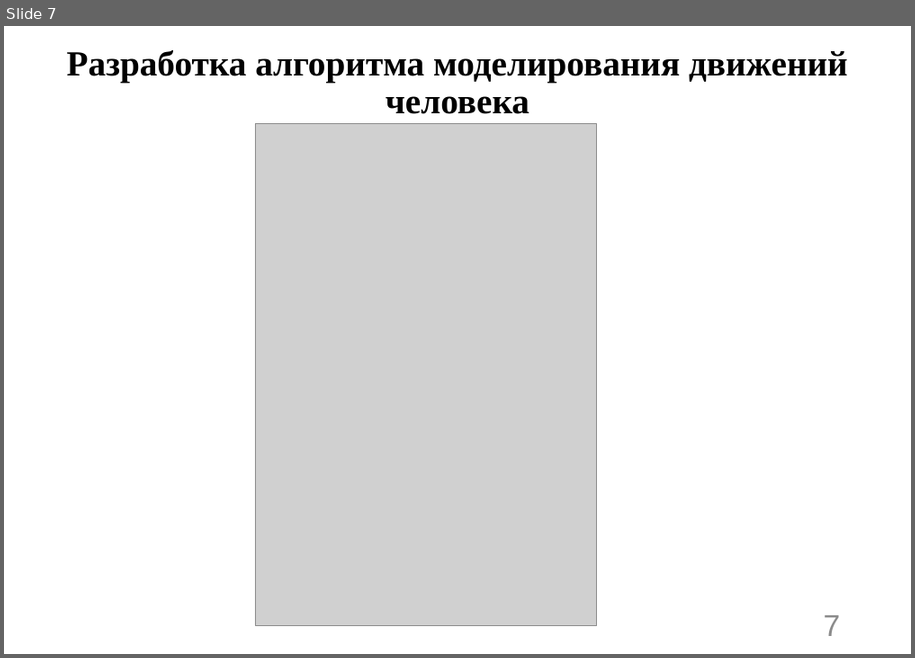
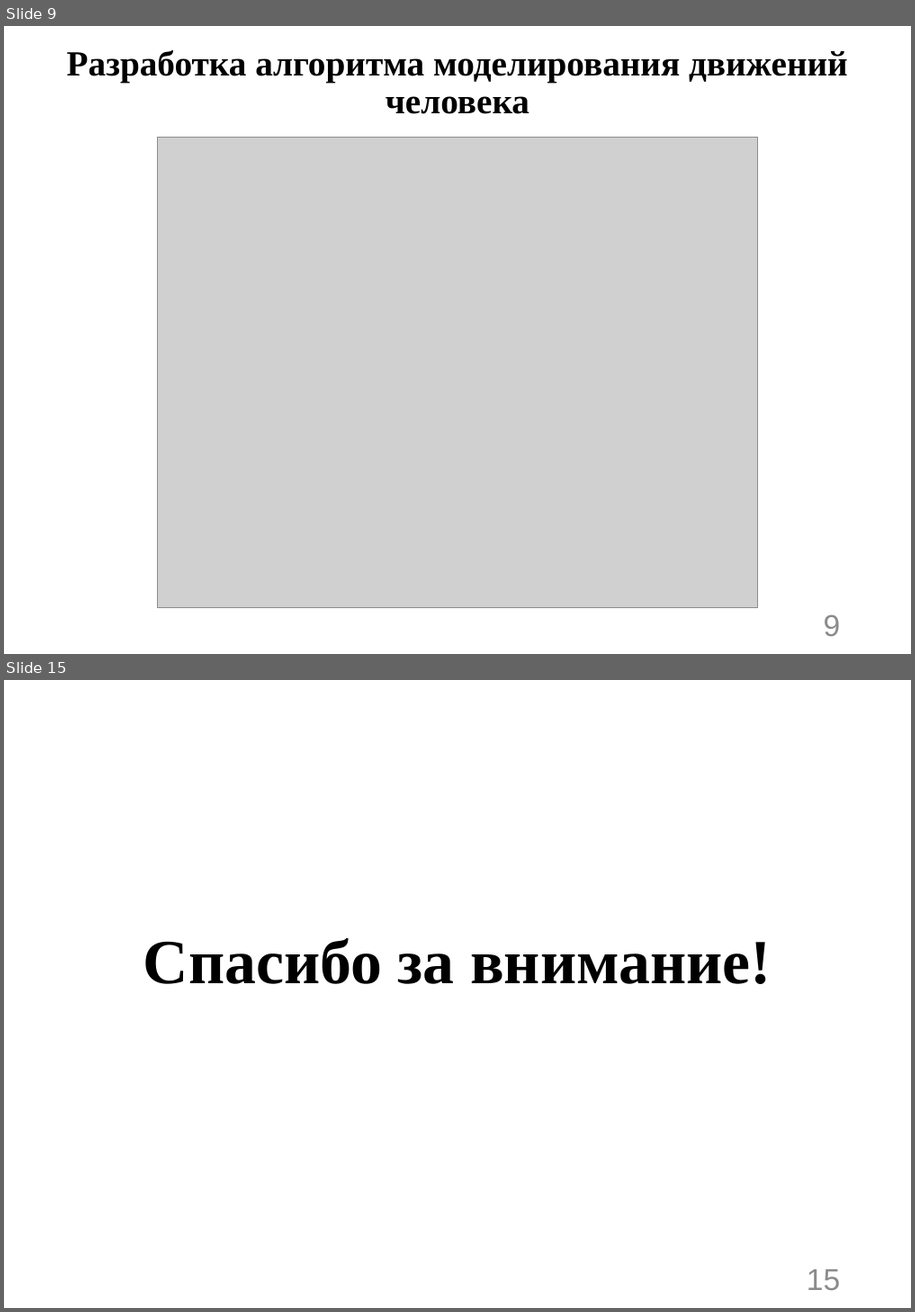
Before and after one commit to n7arti/MIET.Magistratura, a slide deck: Диссертация/Смотр 2 курс 2 семестр/Артамонова_презентация.pptx. Shown one above the other, each under a label of ours: slide 7 before the commit, slides 9 and 15 after it; the slides between them are not shown. The pictures are 915x658 and 915x1312 pixels, drawn with LibreOffice and Linux fonts; fonts in the diff are those of the drawing; grey boxes stand for pictures. Boxes give left, top, right and bottom in pixels: in the first picture for what was removed or moved away, otherwise in the second. Text is boxed around its words. In the diff, an @@ line names an element or a change of style, - is before the commit and + after.

```diff
--- a/Диссертация/Смотр 2 курс 2 семестр/Артамонова_презентация.pptx
+++ b/Диссертация/Смотр 2 курс 2 семестр/Артамонова_презентация.pptx
@@ slide 15 added at (x1=4, y1=680, x2=911, y2=1308), background #FFFFFF @@
@@ text added at (x1=144, y1=938, x2=772, y2=984), 54 pt, text #000000, bold @@
+Спасибо за внимание!
@@ page number added at (x1=807, y1=1270, x2=840, y2=1290), 26 pt, text #8C8C8C @@
+15
@@ what was slide 7 is now slide 9 @@
@@ slide 9 changed as well @@
@@ picture resized from (x1=255, y1=124, x2=597, y2=625) to (x1=157, y1=137, x2=758, y2=608) @@
@@ page number at (x1=824, y1=615, x2=841, y2=636): text changed @@
-7
+9
```
Also in this commit, not shown: 6 other slides changed, 7 other slides added, 7 other files.
